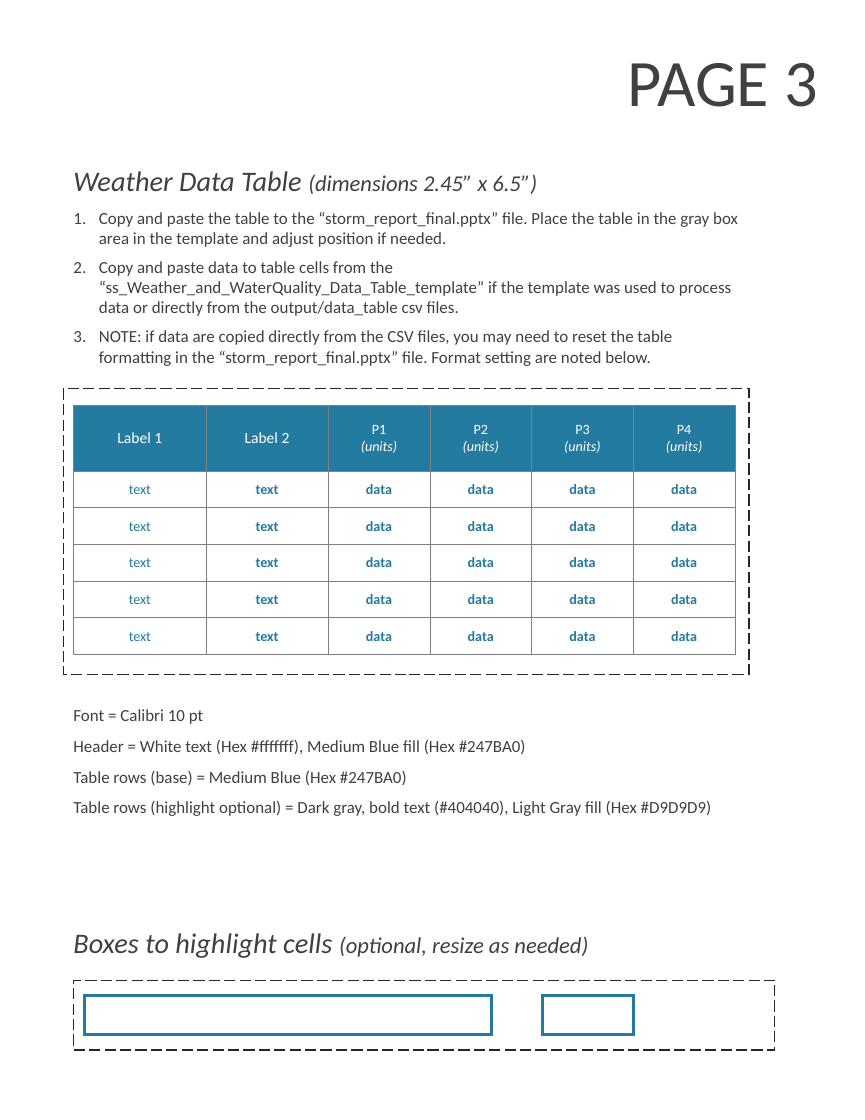
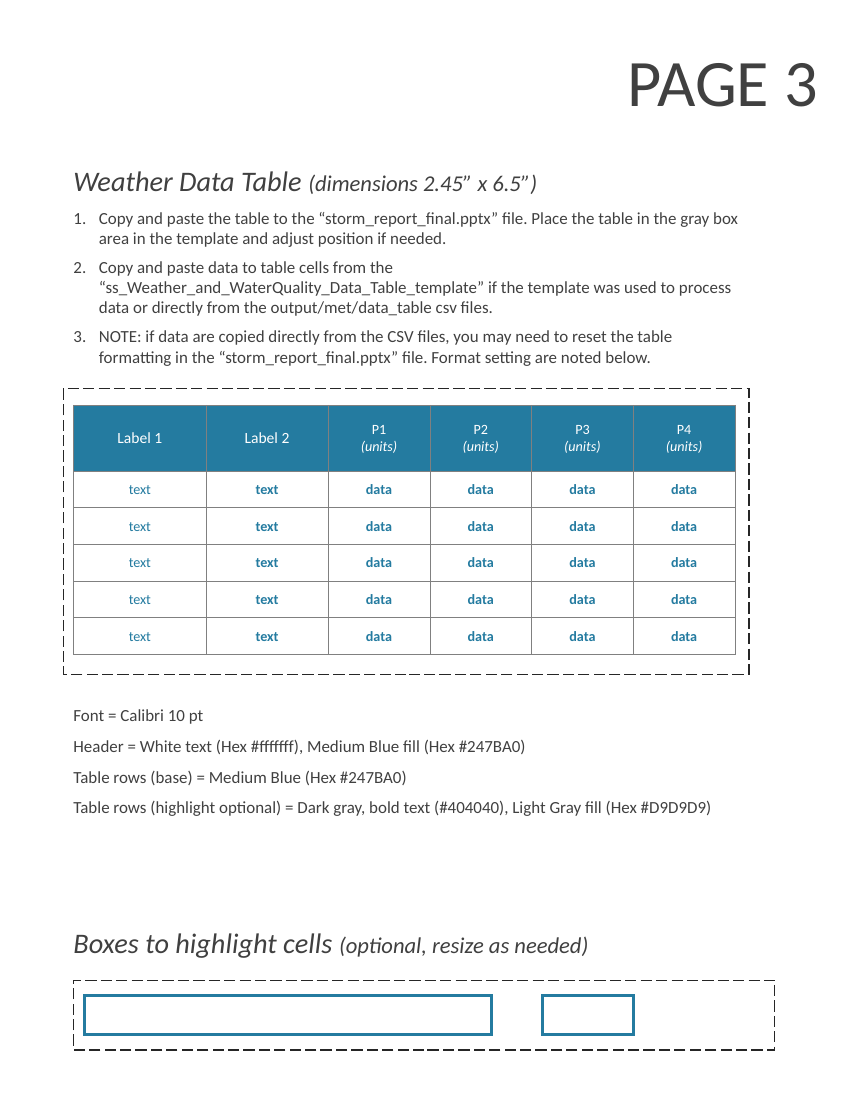
Before and after one commit to LimnoTech/SWMPr_Storm_Story_Template, a slide deck: slide 5 of template_files/resources/ss_print_template_resources.pptx. Drawn at 865x1120 pixels with LibreOffice and Linux fonts; fonts in the diff are those of the drawing. Boxes give left, top, right and bottom in pixels: in the first picture for what was removed or moved away, otherwise in the second. Text is boxed around its words. In the diff, an @@ line names an element or a change of style, - is before the commit and + after.

```diff
--- a/template_files/resources/ss_print_template_resources.pptx
+++ b/template_files/resources/ss_print_template_resources.pptx
@@ text at <box>99,261,731,316</box>: text changed @@
-2. Copy and paste data to table cells from the “ss_Weather_and_WaterQuality_Data_Table_template” if the template was used to process data or directly from the output/data_table csv files.
+2. Copy and paste data to table cells from the “ss_Weather_and_WaterQuality_Data_Table_template” if the template was used to process data or directly from the output/met/data_table csv files.
```
Also in this commit, not shown: 1 other slide changed, 32 other files.
